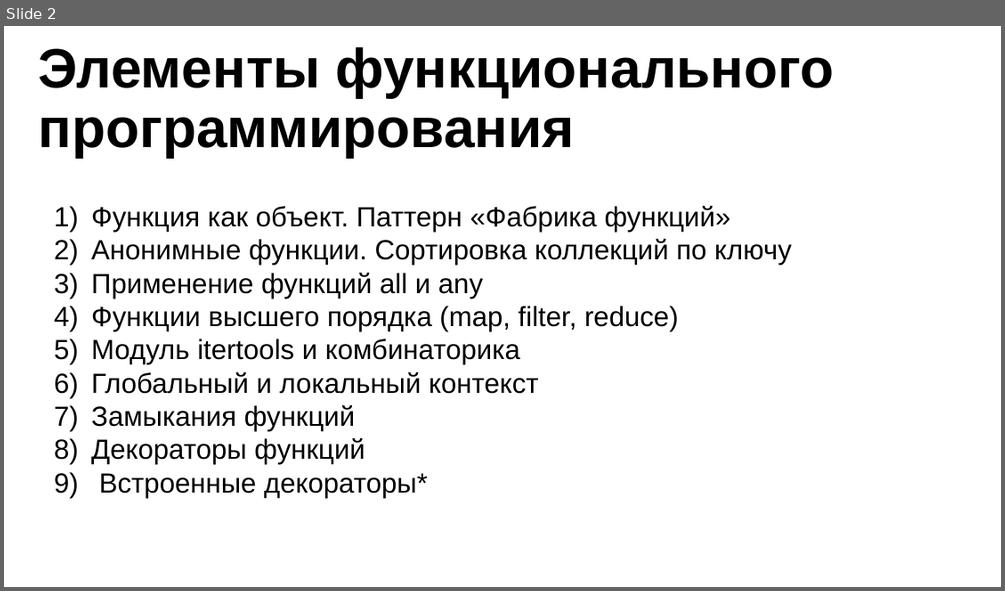
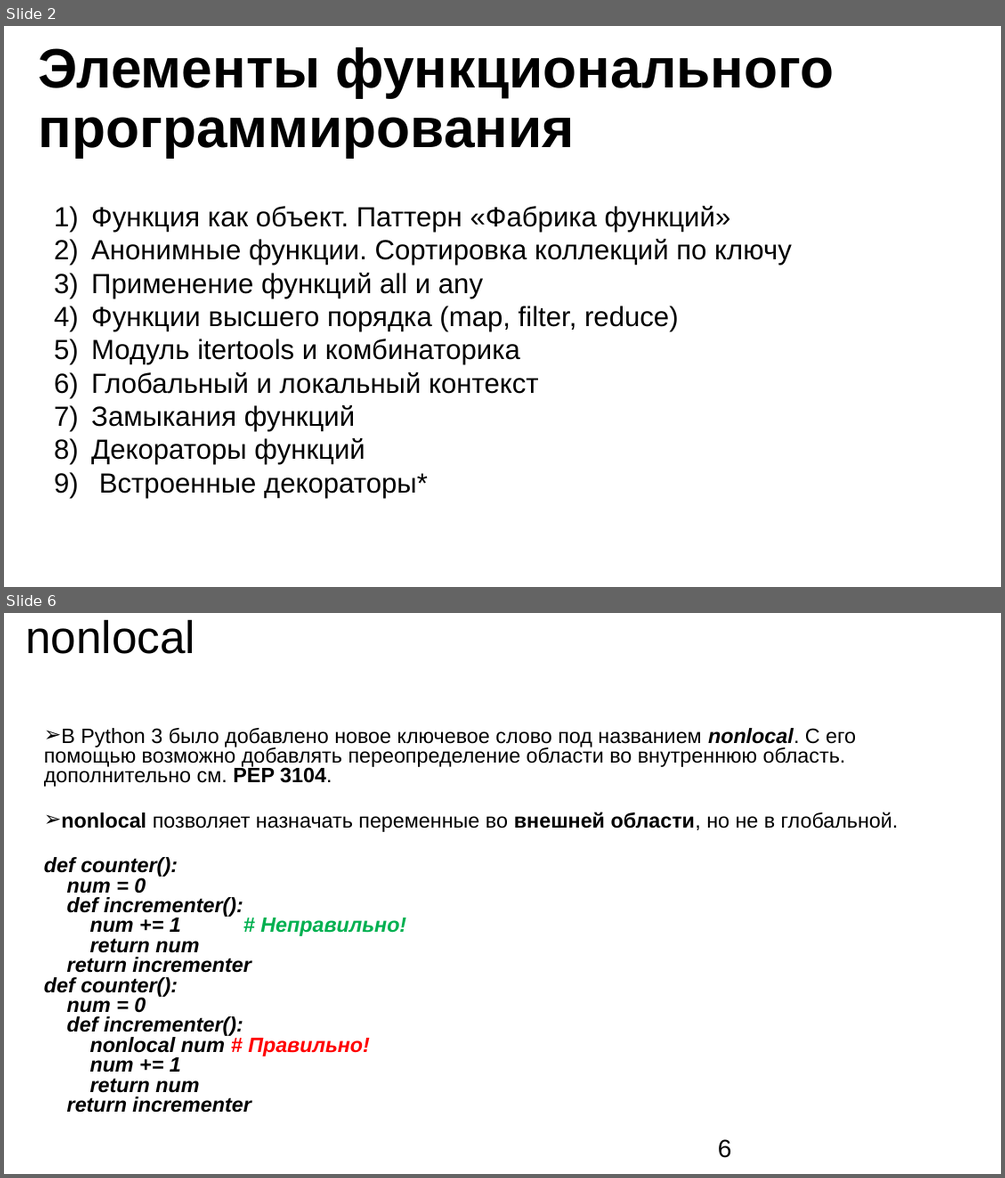
Before and after one commit to nesrv/pt-cgis, a slide deck: m8/ppt/презентация.pptx. Shown one above the other, each under a label of ours: slide 2 before the commit, slides 2 and 6 after it; the slides between them are not shown. The pictures are 1005x591 and 1005x1178 pixels, drawn with LibreOffice and Linux fonts; fonts in the diff are those of the drawing; background and template pictures are left out. Boxes give left, top, right and bottom in pixels: in the first picture for what was removed or moved away, otherwise in the second. Text is boxed around its words. In the diff, an @@ line names an element or a change of style, - is before the commit and + after.

```diff
--- a/m8/ppt/презентация.pptx
+++ b/m8/ppt/презентация.pptx
@@ slide 6 added at [4,613,1001,1174], background #FFFFFF @@
@@ title added at [25,619,195,654], 33 pt, text #000000 @@
+nonlocal
@@ text added at [44,728,898,1112], 15 pt, text #000000, bold @@
+➢ В Python 3 было добавлено новое ключевое слово под названием nonlocal. С его помощью возможно добавлять переопределение области во внутреннюю область. дополнительно см. PEP 3104.
+➢ nonlocal позволяет назначать переменные во внешней области, но не в глобальной.
+def counter():
+num = 0
+def incrementer():
+num += 1 # Неправильно!
+return num
+return incrementer
+def counter():
+num = 0
+def incrementer():
+nonlocal num # Правильно!
+num += 1
+return num
+return incrementer
@@ page number added at [718,1139,732,1158], 18 pt, text #000000 @@
+6
```
Also in this commit, not shown: 10 other slides added, 3 other files.
